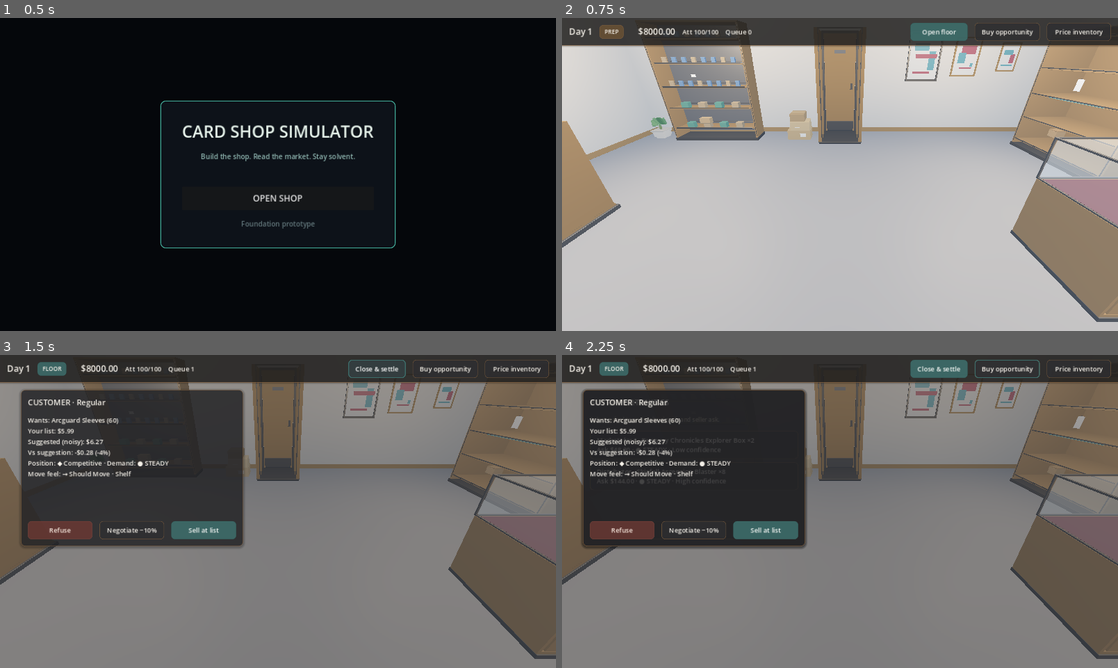
Above: before the commit, frames 1-4 (two rows, left to right).
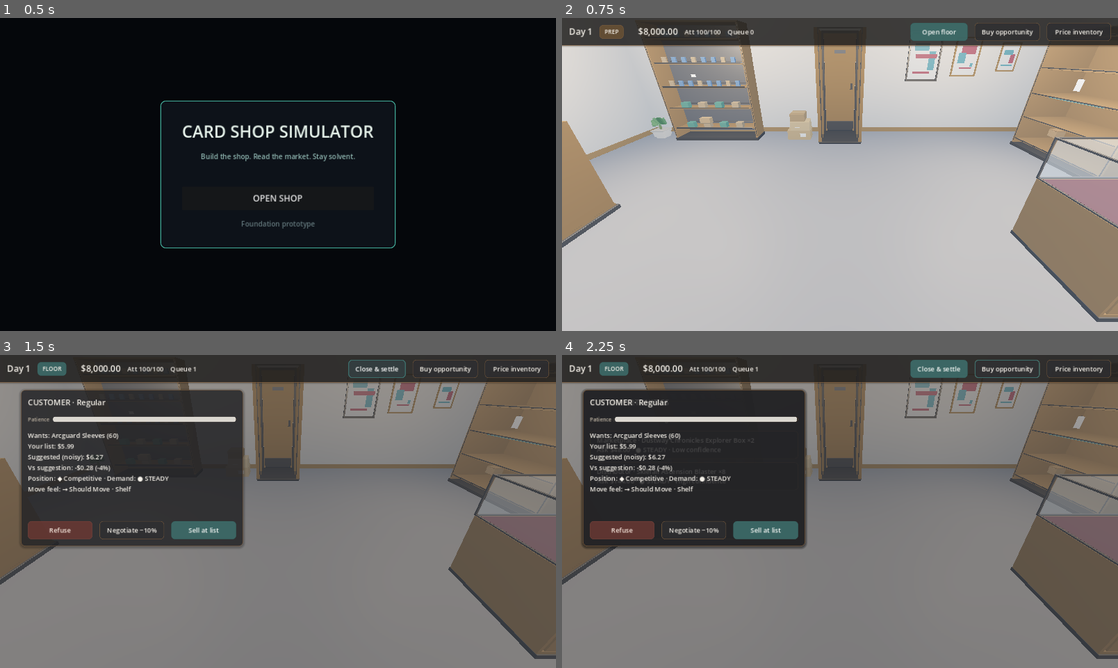
Above: after the commit, the same moments.

Repository: adamwlarson/cardshopsimulator
Game: Godot game, scene res://scenes/boot/boot.tscn
Same seed, same stepped clock (60 frames per second), same inputs: the game is played once before the commit and once after it.
Inputs:
- Up to frame 1 (0.5 s): no input
- Up to frame 2 (0.75 s): click "OPEN SHOP" at 0.5 s
- Up to frame 3 (1.5 s): click "Open floor" at 1.25 s
- Up to frame 4 (2.25 s): click "Buy opportunity" at 2 s

Frame 1 is identical in both runs. In frame 2, 0.2% of the frame differs, in the area x 15-35%, y 3-6%; in frame 3, 2.6%; in frame 4, 2.7%, in the area x 5-43%, y 3-44%.

Commit message:
Polish HUD chips, patience bar, and grouped cash
Keep Art charcoal/teal chrome. Add Design visual-pass hierarchy:
patience meter, PriceEditor chip strip, $8,000.00 grouping, and
cash/space ✓✗ — still no docs/, camera, or domain edits.

Co-authored-by: Adam Larson <maddogawl@gmail.com>

Diff:
--- a/scenes/ui/gameplay_hud.tscn
+++ b/scenes/ui/gameplay_hud.tscn
@@ -73,7 +73,7 @@
 layout_mode = 2
 size_flags_vertical = 4
 theme_type_variation = &"CashValue"
-text = "$8000.00"
+text = "$8,000.00"
 vertical_alignment = 1
 
 [node name="AttentionLabel" type="Label" parent="TopBar/Stats"]
@@ -345,10 +345,60 @@
 text = "PRICE"
 autowrap_mode = 3
 
+[node name="PriceChipRow" type="HBoxContainer" parent="PriceEditor/Content"]
+unique_name_in_owner = true
+layout_mode = 2
+theme_override_constants/separation = 8
+
+[node name="PositionChip" type="PanelContainer" parent="PriceEditor/Content/PriceChipRow"]
+layout_mode = 2
+size_flags_horizontal = 3
+theme_type_variation = &"SignalChip"
+
+[node name="PricePositionChip" type="Label" parent="PriceEditor/Content/PriceChipRow/PositionChip"]
+unique_name_in_owner = true
+layout_mode = 2
+theme_type_variation = &"ChipLabel"
+text = "◆ Position"
+horizontal_alignment = 1
+vertical_alignment = 1
+
+[node name="DemandChip" type="PanelContainer" parent="PriceEditor/Content/PriceChipRow"]
+layout_mode = 2
+size_flags_horizontal = 3
+theme_type_variation = &"SignalChip"
+
+[node name="PriceDemandChip" type="Label" parent="PriceEditor/Content/PriceChipRow/DemandChip"]
+unique_name_in_owner = true
+layout_mode = 2
+theme_type_variation = &"ChipLabel"
+text = "● Demand"
+horizontal_alignment = 1
+vertical_alignment = 1
+
+[node name="MoveChip" type="PanelContainer" parent="PriceEditor/Content/PriceChipRow"]
+layout_mode = 2
+size_flags_horizontal = 3
+theme_type_variation = &"SignalChip"
+
+[node name="PriceMoveChip" type="Label" parent="PriceEditor/Content/PriceChipRow/MoveChip"]
+unique_name_in_owner = true
+layout_mode = 2
+theme_type_variation = &"ChipLabel"
+text = "→ Move"
+horizontal_alignment = 1
+vertical_alignment = 1
+
+[node name="PriceInputCaption" type="Label" parent="PriceEditor/Content"]
+layout_mode = 2
+theme_type_variation = &"CaptionLabel"
+text = "Your list"
+
 [node name="PriceInput" type="LineEdit" parent="PriceEditor/Content"]
 unique_name_in_owner = true
-custom_minimum_size = Vector2(0, 42)
-layout_mode = 2
+custom_minimum_size = Vector2(0, 48)
+layout_mode = 2
+theme_override_font_sizes/font_size = 18
 placeholder_text = "$44.99"
 
 [node name="PriceSummary" type="Label" parent="PriceEditor/Content"]
@@ -397,6 +447,26 @@
 theme_type_variation = &"TitleLabel"
 text = "CUSTOMER"
 autowrap_mode = 3
+
+[node name="PatienceRow" type="HBoxContainer" parent="CustomerServe/Content"]
+layout_mode = 2
+theme_override_constants/separation = 8
+
+[node name="PatienceCaption" type="Label" parent="CustomerServe/Content/PatienceRow"]
+layout_mode = 2
+theme_type_variation = &"CaptionLabel"
+text = "Patience"
+vertical_alignment = 1
+
+[node name="PatienceBar" type="ProgressBar" parent="CustomerServe/Content/PatienceRow"]
+unique_name_in_owner = true
+custom_minimum_size = Vector2(120, 12)
+layout_mode = 2
+size_flags_horizontal = 3
+size_flags_vertical = 4
+max_value = 1.0
+value = 1.0
+show_percentage = false
 
 [node name="CustomerSummary" type="Label" parent="CustomerServe/Content"]
 unique_name_in_owner = true
@@ -478,7 +548,7 @@
 layout_mode = 2
 theme_type_variation = &"ListRowButton"
 text = "Cut accessories
-Focus ACC-* · suggest Undercut"
+Focus accessories · suggest Undercut"
 
 [node name="RentLoanButton" type="Button" parent="RentDecision/Content/RentChoices"]
 unique_name_in_owner = true
--- a/scripts/ui/demand_signal_presenter.gd
+++ b/scripts/ui/demand_signal_presenter.gd
@@ -13,7 +13,20 @@
 static func format_cents(value: int) -> String:
 	var sign_text := "-" if value < 0 else ""
 	var absolute := absi(value)
-	return "%s$%d.%02d" % [sign_text, absolute / 100, absolute % 100]
+	return "%s$%s.%02d" % [
+		sign_text,
+		_group_thousands(absolute / 100),
+		absolute % 100,
+	]
+
+
+static func _group_thousands(dollars: int) -> String:
+	var raw := str(dollars)
+	var grouped := ""
+	while raw.length() > 3:
+		grouped = "," + raw.substr(raw.length() - 3, 3) + grouped
+		raw = raw.substr(0, raw.length() - 3)
+	return raw + grouped
 
 
 static func undercut_fill_cents(suggested_price_cents: int) -> int:
@@ -80,7 +93,7 @@
 
 
 static func parse_cents(text: String) -> int:
-	var cleaned := text.strip_edges().trim_prefix("$")
+	var cleaned := text.strip_edges().trim_prefix("$").replace(",", "")
 	if cleaned.is_empty():
 		return 0
 	var parts := cleaned.split(".", false, 1)
@@ -187,8 +200,10 @@
 			String(dto.confidence).capitalize(),
 		],
 		"Condition: %s" % dto.condition_cue,
-		"After buy: %s · Space: %d needed / %d free" % [
+		"After buy: %s %s · Space: %s %d needed / %d free" % [
+			"✓" if dto.remaining_cash_cents >= 0 else "✗",
 			format_cents(dto.remaining_cash_cents),
+			"✓" if dto.space_free >= dto.space_required else "✗",
 			dto.space_required,
 			dto.space_free,
 		],
@@ -215,20 +230,31 @@
 	])
 
 
-static func price_summary(dto: PriceConfirmSignal) -> String:
+static func price_summary(
+	dto: PriceConfirmSignal,
+	include_signal_chips: bool = true
+) -> String:
 	var percent := roundi(dto.price_delta_percent * 100.0)
-	return "\n".join([
+	var lines: PackedStringArray = [
 		"Suggested (noisy): %s" % format_cents(dto.suggested_price_cents),
 		"Vs suggestion: %s (%+d%%)" % [
 			format_cents(dto.price_delta_cents),
 			percent,
 		],
-		"Position: %s · Demand: %s" % [
-			position_chip(dto.position),
-			band_chip(dto.shown_demand_band),
-		],
-		"Move feel: %s · %s" % [
-			move_feel_chip(dto.move_feel),
-			dto.display_context,
-		],
-	])
+	]
+	if include_signal_chips:
+		lines.append(
+			"Position: %s · Demand: %s" % [
+				position_chip(dto.position),
+				band_chip(dto.shown_demand_band),
+			]
+		)
+		lines.append(
+			"Move feel: %s · %s" % [
+				move_feel_chip(dto.move_feel),
+				dto.display_context,
+			]
+		)
+	elif not dto.display_context.strip_edges().is_empty():
+		lines.append(dto.display_context)
+	return "\n".join(lines)
--- a/scripts/ui/hud.gd
+++ b/scripts/ui/hud.gd
@@ -23,9 +23,13 @@
 @onready var price_title: Label = %PriceTitle
 @onready var price_input: LineEdit = %PriceInput
 @onready var price_summary: Label = %PriceSummary
+@onready var price_position_chip: Label = %PricePositionChip
+@onready var price_demand_chip: Label = %PriceDemandChip
+@onready var price_move_chip: Label = %PriceMoveChip
 @onready var serve_panel: PanelContainer = %CustomerServe
 @onready var customer_title: Label = %CustomerTitle
 @onready var customer_summary: Label = %CustomerSummary
+@onready var patience_bar: ProgressBar = %PatienceBar
 @onready var beat_toast: Label = %BeatToast
 @onready var rent_panel: PanelContainer = %RentDecision
 @onready var rent_title: Label = %RentTitle
@@ -91,6 +95,7 @@
 	)
 	showcase_slab_button.pressed.connect(_select_showcase_choice.bind(&"slab"))
 	showcase_singles_button.pressed.connect(_select_showcase_choice.bind(&"singles"))
+	set_process(false)
 	_bind_seeded_status()
 	_update_queue(0)
 
@@ -263,6 +268,7 @@
 	price_input.text = DemandSignalPresenter.format_cents(
 		dto.listed_price_cents
 	)
+	_bind_price_chips(dto)
 	_update_price_preview(price_input.text)
 	price_list_panel.hide()
 	price_panel.show()
@@ -279,7 +285,11 @@
 	)
 	if _price_signal == null:
 		return
-	price_summary.text = DemandSignalPresenter.price_summary(_price_signal)
+	price_summary.text = DemandSignalPresenter.price_summary(
+		_price_signal,
+		false
+	)
+	_bind_price_chips(_price_signal)
 	%PriceApplyButton.disabled = listed_price_cents <= 0
 
 
@@ -456,9 +466,12 @@
 	_current_customer = customer
 	if _current_customer == null:
 		serve_panel.hide()
+		set_process(false)
 		_sync_modal_veil()
 		return
 	serve_panel.show()
+	set_process(true)
+	_sync_patience_bar(_current_customer)
 	_sync_modal_veil()
 	if (
 		_current_customer.trade_intent
@@ -545,6 +558,27 @@
 	return DemandSignalPresenter.wants_label(display_name, sku_id, condition)
 
 
+func _bind_price_chips(dto: PriceConfirmSignal) -> void:
+	price_position_chip.text = DemandSignalPresenter.position_chip(dto.position)
+	price_demand_chip.text = DemandSignalPresenter.band_chip(
+		dto.shown_demand_band
+	)
+	price_move_chip.text = DemandSignalPresenter.move_feel_chip(dto.move_feel)
+
+
+func _sync_patience_bar(customer: CustomerProfile) -> void:
+	patience_bar.max_value = maxf(customer.patience_seconds, 0.001)
+	patience_bar.value = maxf(
+		customer.patience_seconds - customer.waited_seconds,
+		0.0
+	)
+
+
+func _process(_delta: float) -> void:
+	if _current_customer != null and serve_panel.visible:
+		_sync_patience_bar(_current_customer)
+
+
 func _sync_modal_veil() -> void:
 	%ModalVeil.visible = (
 		buy_list_panel.visible
--- a/tests/test_runner.gd
+++ b/tests/test_runner.gd
@@ -649,9 +649,44 @@
 		"buylist seller summary uses You offer helper"
 	)
 	_expect_equal(
-		seller_summary.contains("Your list") or seller_summary.contains("Ask"),
-		false,
-		"buylist seller summary excludes other price labels"
+		DemandSignalPresenter.parse_cents("$8,000.00"),
+		800_000,
+		"parse_cents accepts grouped cash"
+	)
+	_expect_equal(
+		DemandSignalPresenter.format_cents(800_000),
+		"$8,000.00",
+		"format_cents groups thousands"
+	)
+	_expect_equal(
+		DemandSignalPresenter.parse_cents("$44.99"),
+		4499,
+		"parse_cents still accepts ungrouped dollars"
+	)
+	var buy_dto := BuyConfirmSignal.new()
+	buy_dto.unit_cost_cents = 100
+	buy_dto.lot_total_cents = 100
+	buy_dto.shown_comp_low_cents = 90
+	buy_dto.shown_comp_high_cents = 110
+	buy_dto.shown_demand_band = &"steady"
+	buy_dto.confidence = &"medium"
+	buy_dto.condition_cue = "NM"
+	buy_dto.remaining_cash_cents = 500
+	buy_dto.space_required = 1
+	buy_dto.space_free = 2
+	var buy_ok := DemandSignalPresenter.buy_summary(buy_dto)
+	_expect_equal(
+		buy_ok.contains("After buy: ✓") and buy_ok.contains("Space: ✓"),
+		true,
+		"Buy cash/space check uses ✓ when affordable"
+	)
+	buy_dto.remaining_cash_cents = -25
+	buy_dto.space_free = 0
+	var buy_fail := DemandSignalPresenter.buy_summary(buy_dto)
+	_expect_equal(
+		buy_fail.contains("After buy: ✗") and buy_fail.contains("Space: ✗"),
+		true,
+		"Buy cash/space check uses ✗ when blocked"
 	)
 
 
@@ -822,8 +857,8 @@
 	)
 	_expect_equal(
 		DemandSignalPresenter.format_cents(int(_economy.get("balance_cents"))),
-		"$8000.00",
-		"Prep cash formats as $8000.00"
+		"$8,000.00",
+		"Prep cash formats as $8,000.00"
 	)
 	var hud_source := FileAccess.get_file_as_string("res://scripts/ui/hud.gd")
 	_expect_equal(
@@ -840,7 +875,7 @@
 		"res://scenes/ui/gameplay_hud.tscn"
 	)
 	_expect_equal(
-		hud_scene.contains("$8000.00"),
+		hud_scene.contains("$8,000.00"),
 		true,
 		"Prep HUD scene default is seeded cash"
 	)
@@ -882,7 +917,7 @@
 	var buy_button := hud.get_node_or_null("%OpenBuyButton") as Button
 	var price_button := hud.get_node_or_null("%OpenPriceButton") as Button
 	var serve := hud.get_node_or_null("%CustomerServe") as PanelContainer
-	_expect_equal(cash != null and cash.text == "$8000.00", true, "HUD binds Prep $8000.00")
+	_expect_equal(cash != null and cash.text == "$8,000.00", true, "HUD binds Prep $8,000.00")
 	_expect_equal(
 		attention != null and attention.text == "Att 100/100",
 		true,
@@ -924,12 +959,51 @@
 		true,
 		"Price inventory hit target height"
 	)
+	var price_input := hud.get_node_or_null("%PriceInput") as LineEdit
+	_expect_equal(
+		price_input != null and price_input.custom_minimum_size.y >= 40.0,
+		true,
+		"Your list input is the larger primary field"
+	)
 	_expect_equal(
 		open_floor != null and open_floor.theme_type_variation == &"PrimaryButton",
 		true,
 		"Open floor uses primary button variation"
 	)
 	_expect_equal(serve != null, true, "CustomerServe panel present")
+	var patience := hud.get_node_or_null("%PatienceBar") as ProgressBar
+	_expect_equal(patience != null, true, "CustomerServe patience bar present")
+	_expect_equal(
+		patience != null and patience.custom_minimum_size.x >= 120.0,
+		true,
+		"Patience bar is at least 120px wide"
+	)
+	_expect_equal(
+		patience != null and patience.show_percentage == false,
+		true,
+		"Patience bar is a meter, not a percent label"
+	)
+	var price_chip_row := hud.get_node_or_null("%PriceChipRow") as HBoxContainer
+	var position_chip := hud.get_node_or_null("%PricePositionChip") as Label
+	_expect_equal(price_chip_row != null, true, "PriceEditor has a chip strip")
+	_expect_equal(
+		position_chip != null,
+		true,
+		"PriceEditor position chip is present"
+	)
+	var hud_scene := FileAccess.get_file_as_string(
+		"res://scenes/ui/gameplay_hud.tscn"
+	)
+	_expect_equal(
+		hud_scene.contains("text = \"Your list\""),
+		true,
+		"PriceEditor labels the primary input Your list"
+	)
+	_expect_equal(
+		hud_scene.contains("ACC-*"),
+		false,
+		"HUD chrome does not show raw accessory SKU walls"
+	)
 	_expect_equal(
 		serve != null and serve.offset_left >= 48.0 and serve.offset_bottom <= 480.0,
 		true,
@@ -975,6 +1049,16 @@
 		theme_source.contains("Color(0.24, 0.43, 0.42"),
 		true,
 		"Muted teal is the system accent"
+	)
+	_expect_equal(
+		theme_source.contains("id=\"StyleSignalChip\""),
+		true,
+		"Signal chips use calm gunmetal chrome, not extra accent fill"
+	)
+	_expect_equal(
+		theme_source.contains("id=\"StyleProgressFill\""),
+		true,
+		"Patience meter fill is themed cream, not a second accent"
 	)
 	var hud_script: Script = hud.get_script()
 	_expect_equal(hud_script != null, true, "HUD script attached")
--- a/themes/shop_hud.tres
+++ b/themes/shop_hud.tres
@@ -365,6 +365,41 @@
 corner_radius_top_right = 8
 corner_radius_bottom_right = 8
 corner_radius_bottom_left = 8
+
+[sub_resource type="StyleBoxFlat" id="StyleSignalChip"]
+content_margin_left = 10.0
+content_margin_top = 6.0
+content_margin_right = 10.0
+content_margin_bottom = 6.0
+bg_color = Color(0.12, 0.12, 0.13, 0.75)
+border_width_left = 1
+border_width_top = 1
+border_width_right = 1
+border_width_bottom = 1
+border_color = Color(0.52, 0.38, 0.24, 0.45)
+corner_radius_top_left = 8
+corner_radius_top_right = 8
+corner_radius_bottom_right = 8
+corner_radius_bottom_left = 8
+
+[sub_resource type="StyleBoxFlat" id="StyleProgressBg"]
+bg_color = Color(0.1, 0.1, 0.11, 0.72)
+border_width_left = 1
+border_width_top = 1
+border_width_right = 1
+border_width_bottom = 1
+border_color = Color(0.52, 0.38, 0.24, 0.4)
+corner_radius_top_left = 6
+corner_radius_top_right = 6
+corner_radius_bottom_right = 6
+corner_radius_bottom_left = 6
+
+[sub_resource type="StyleBoxFlat" id="StyleProgressFill"]
+bg_color = Color(0.957, 0.941, 0.91, 0.88)
+corner_radius_top_left = 5
+corner_radius_top_right = 5
+corner_radius_bottom_right = 5
+corner_radius_bottom_left = 5
 
 [resource]
 default_font_size = 15
@@ -438,6 +473,9 @@
 PhaseChipPrep/styles/panel = SubResource("StyleChipPrep")
 PhaseChipSettle/base_type = &"PanelContainer"
 PhaseChipSettle/styles/panel = SubResource("StyleChipSettle")
+ProgressBar/colors/font_color = Color(0.957, 0.941, 0.91, 0)
+ProgressBar/styles/background = SubResource("StyleProgressBg")
+ProgressBar/styles/fill = SubResource("StyleProgressFill")
 PrimaryButton/base_type = &"Button"
 PrimaryButton/colors/font_color = Color(0.96, 0.97, 0.96, 1)
 PrimaryButton/colors/font_disabled_color = Color(0.9, 0.93, 0.92, 0.5)
@@ -448,6 +486,8 @@
 PrimaryButton/styles/hover = SubResource("StylePrimaryHover")
 PrimaryButton/styles/normal = SubResource("StylePrimaryNormal")
 PrimaryButton/styles/pressed = SubResource("StylePrimaryPressed")
+SignalChip/base_type = &"PanelContainer"
+SignalChip/styles/panel = SubResource("StyleSignalChip")
 TitleLabel/base_type = &"Label"
 TitleLabel/colors/font_color = Color(0.957, 0.941, 0.91, 1)
 TitleLabel/font_sizes/font_size = 18
Not shown: 1 places in themes/shop_hud.tres that only renumber resources
